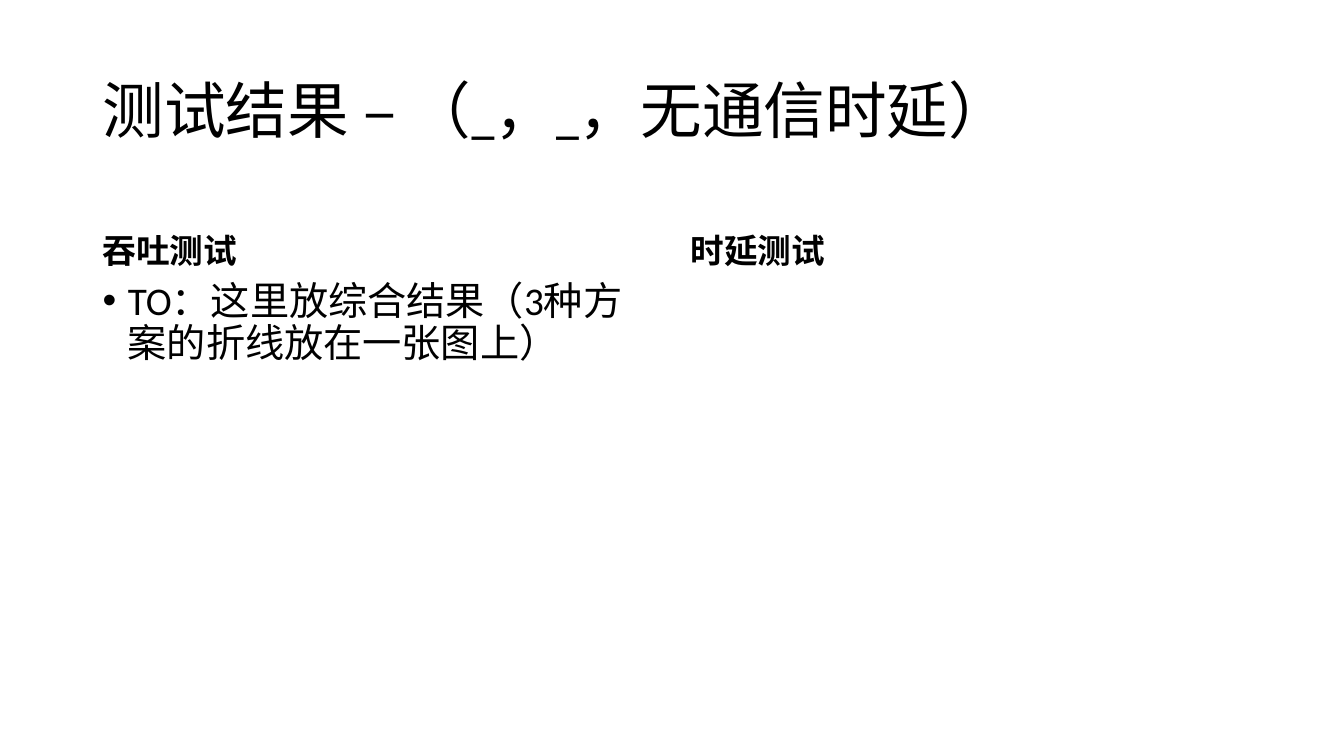
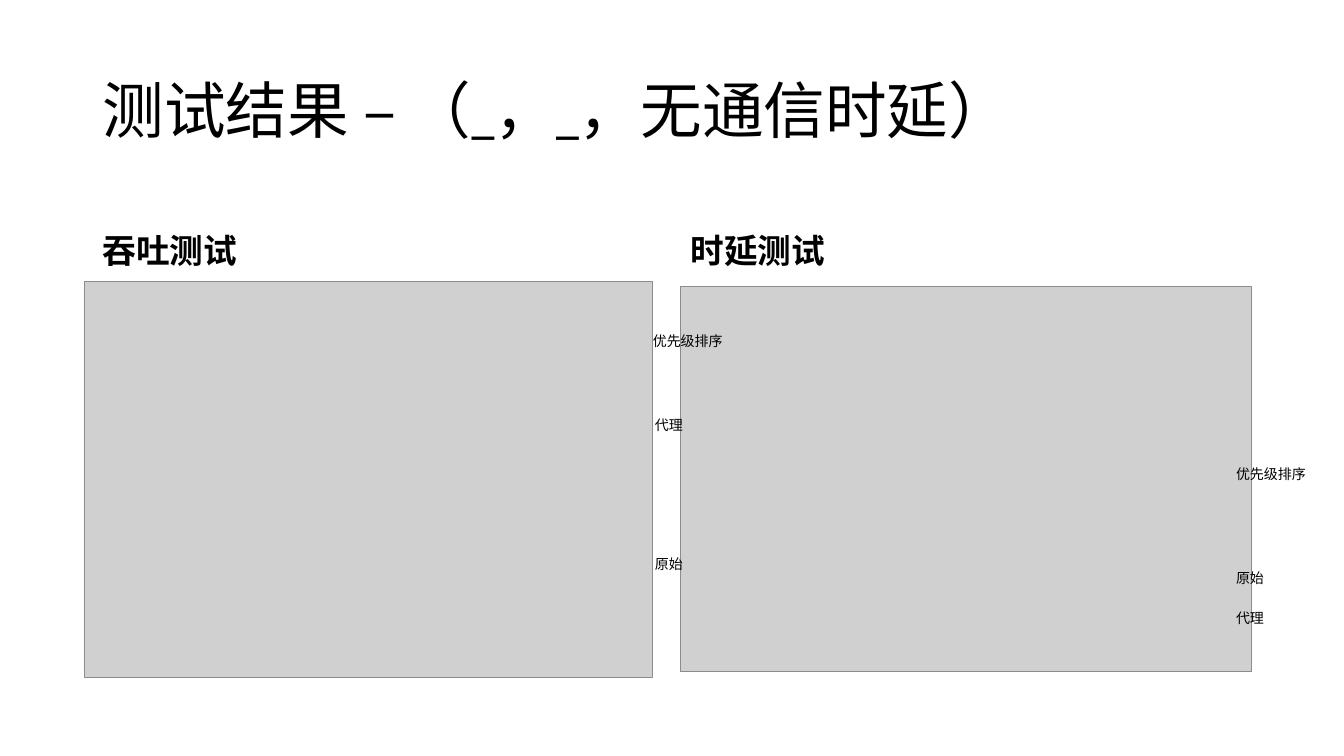
Before and after one commit to fhydralisk/report_hw, a slide deck: slide 27 of 1.15-odl 2pc simulate.pptx (slide 25 before the commit). Drawn at 1344x756 pixels with LibreOffice and Linux fonts; fonts in the diff are those of the drawing; grey boxes stand for pictures. Boxes give left, top, right and bottom in pixels: in the first picture for what was removed or moved away, otherwise in the second. Text is boxed around its words. In the diff, an @@ line names an element or a change of style, - is before the commit and + after.

Commit message:
Final

```diff
--- a/1.15-odl 2pc simulate.pptx
+++ b/1.15-odl 2pc simulate.pptx
@@ picture added at bbox=[85, 281, 653, 678] @@
@@ text removed at bbox=[128, 282, 622, 325] @@
-• TO：这里放综合结果（3种方案的折线放在一张图上）
@@ picture added at bbox=[681, 286, 1252, 671] @@
@@ text added at bbox=[653, 332, 723, 350], 10 pt, text #000000 @@
+优先级排序
@@ text added at bbox=[655, 416, 683, 434], 10 pt, text #000000 @@
+代理
@@ text added at bbox=[1236, 465, 1306, 483], 10 pt, text #000000 @@
+优先级排序
@@ text added at bbox=[655, 556, 683, 574], 10 pt, text #000000 @@
+原始
@@ text added at bbox=[1236, 569, 1264, 587], 10 pt, text #000000 @@
+原始
@@ text added at bbox=[1236, 609, 1264, 627], 10 pt, text #000000 @@
+代理
```
Also in this commit, not shown: 9 other slides changed, 4 slides added.
